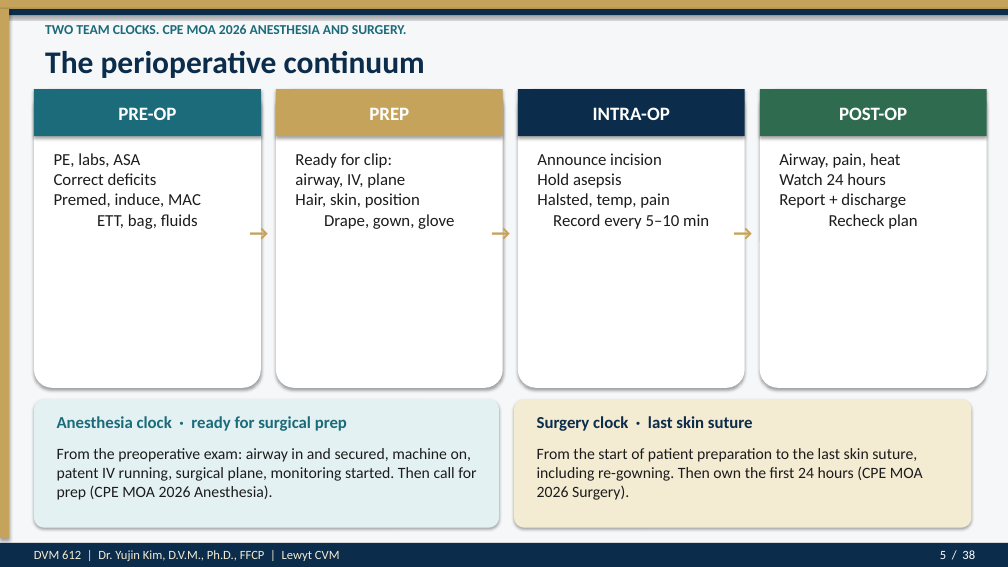
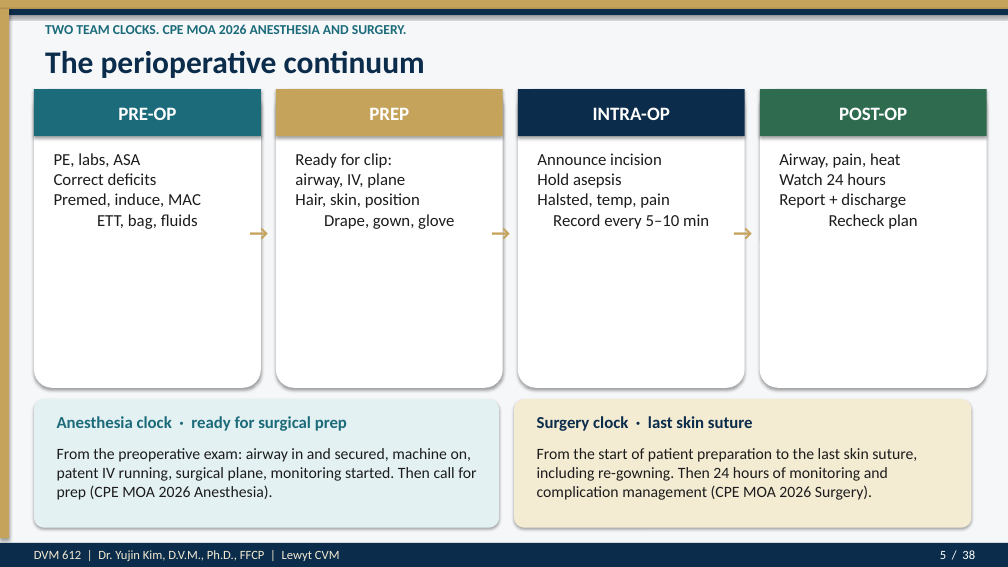
Before and after one commit to drkimvet/happycare, a slide deck: slide 5 of lectures/DVM-612_Week4_Preop_PatientPrep_Postop.pptx. Drawn at 1008x567 pixels with LibreOffice and Linux fonts; fonts in the diff are those of the drawing. Boxes give left, top, right and bottom in pixels: in the first picture for what was removed or moved away, otherwise in the second. Text is boxed around its words. In the diff, an @@ line names an element or a change of style, - is before the commit and + after.

```diff
--- a/lectures/DVM-612_Week4_Preop_PatientPrep_Postop.pptx
+++ b/lectures/DVM-612_Week4_Preop_PatientPrep_Postop.pptx
@@ text at (537, 448, 917, 500): text changed @@
-From the start of patient preparation to the last skin suture, including re-gowning. Then own the first 24 hours (CPE MOA 2026 Surgery).
+From the start of patient preparation to the last skin suture, including re-gowning. Then 24 hours of monitoring and complication management (CPE MOA 2026 Surgery).
```
Also in this commit, not shown: 13 other slides changed, 7 other files.
